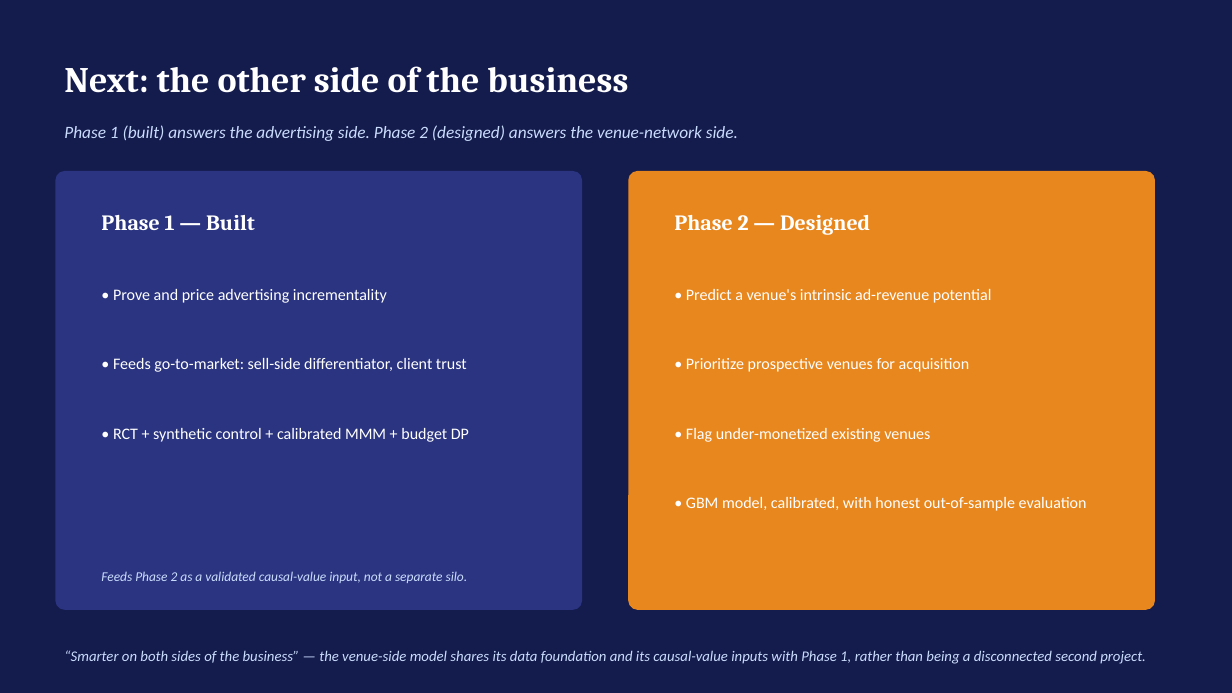
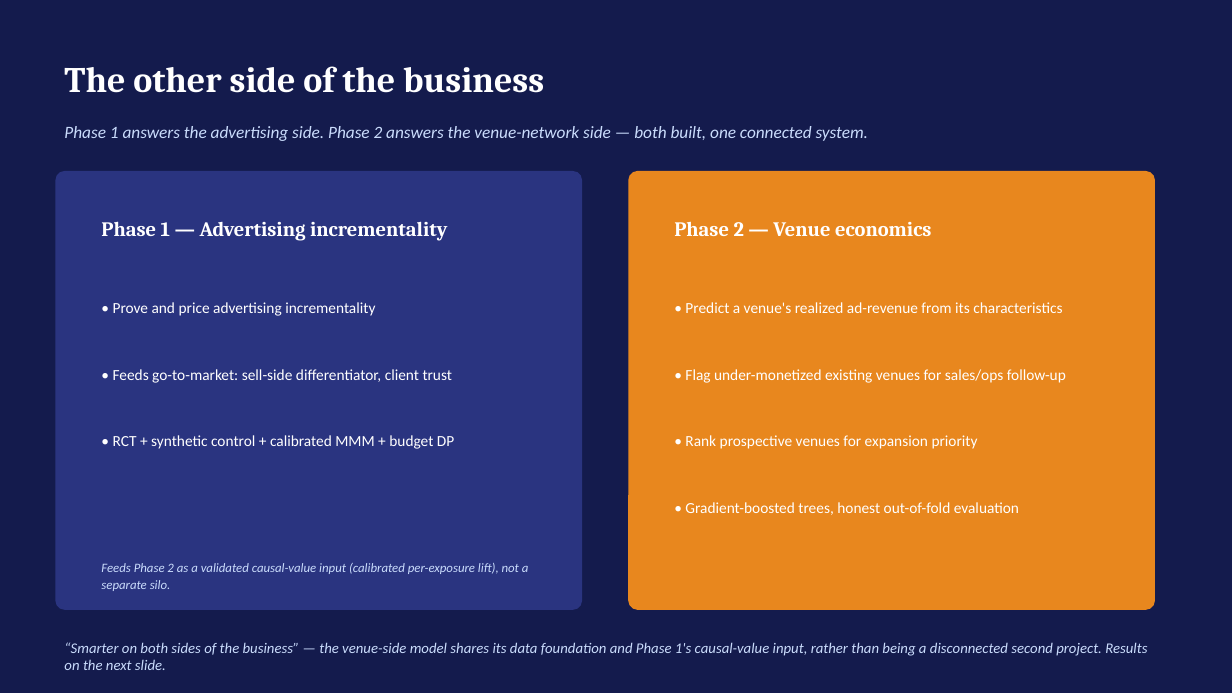
Before and after one commit to crystal1361/atmosphere-dooh-measurement, a slide deck: slide 9 of deck/AtmosphereTV_DOOH_Measurement.pptx. Drawn at 1232x693 pixels with LibreOffice and Linux fonts; fonts in the diff are those of the drawing. Boxes give left, top, right and bottom in pixels: in the first picture for what was removed or moved away, otherwise in the second. Text is boxed around its words. In the diff, an @@ line names an element or a change of style, - is before the commit and + after.

```diff
--- a/deck/AtmosphereTV_DOOH_Measurement.pptx
+++ b/deck/AtmosphereTV_DOOH_Measurement.pptx
@@ text at (x1=64, y1=66, x2=544, y2=93): text changed @@
-Next: the other side of the business
+The other side of the business
@@ text at (x1=64, y1=126, x2=868, y2=141): text changed @@
-Phase 1 (built) answers the advertising side. Phase 2 (designed) answers the venue-network side.
+Phase 1 answers the advertising side. Phase 2 answers the venue-network side — both built, one connected system.
@@ text at (x1=101, y1=221, x2=447, y2=241): text changed; size 17 to 16 pt @@
-Phase 1 — Built
+Phase 1 — Advertising incrementality
@@ text at (x1=674, y1=221, x2=931, y2=236): text changed; size 17 to 16 pt @@
-Phase 2 — Designed
+Phase 2 — Venue economics
@@ size 12.5 to 12 pt; line spacing 16pt to 15pt in 3 elements at (x1=113, y1=435, x2=454, y2=449), (x1=113, y1=369, x2=453, y2=383), (x1=113, y1=302, x2=375, y2=316) @@
@@ text "• Prove and price advertising ..." moved from (x1=113, y1=289, x2=387, y2=303) to (x1=113, y1=302, x2=375, y2=316) @@
@@ text at (x1=685, y1=302, x2=1062, y2=313): text changed; size 12.5 to 12 pt @@
-• Predict a venue's intrinsic ad-revenue potential
+• Predict a venue's realized ad-revenue from its characteristics
@@ text "• Feeds go-to-market: sell-side differentiator, ..." moved from (x1=113, y1=358, x2=467, y2=372) to (x1=113, y1=369, x2=453, y2=383) @@
@@ text at (x1=685, y1=369, x2=1066, y2=383): text changed; size 12.5 to 12 pt @@
-• Prioritize prospective venues for acquisition
+• Flag under-monetized existing venues for sales/ops follow-up
@@ text "• RCT + synthetic control ..." moved from (x1=113, y1=428, x2=469, y2=442) to (x1=113, y1=435, x2=454, y2=449) @@
@@ text at (x1=685, y1=435, x2=978, y2=449): text changed; size 12.5 to 12 pt @@
-• Flag under-monetized existing venues
+• Rank prospective venues for expansion priority
@@ text at (x1=685, y1=502, x2=1019, y2=515): text changed; size 12.5 to 12 pt @@
-• GBM model, calibrated, with honest out-of-sample evaluation
+• Gradient-boosted trees, honest out-of-fold evaluation
@@ text at (x1=101, y1=563, x2=529, y2=591): text changed; size 10.5 to 10 pt @@
-Feeds Phase 2 as a validated causal-value input, not a separate silo.
+Feeds Phase 2 as a validated causal-value input (calibrated per-exposure lift), not a separate silo.
@@ text at (x1=64, y1=642, x2=1147, y2=670): text changed @@
-“Smarter on both sides of the business” — the venue-side model shares its data foundation and its causal-value inputs with Phase 1, rather than being a disconnected second project.
+“Smarter on both sides of the business” — the venue-side model shares its data foundation and Phase 1's causal-value input, rather than being a disconnected second project. Results on the next slide.
```
Also in this commit, not shown: 4 other slides changed, 1 slide added, 15 other files.
